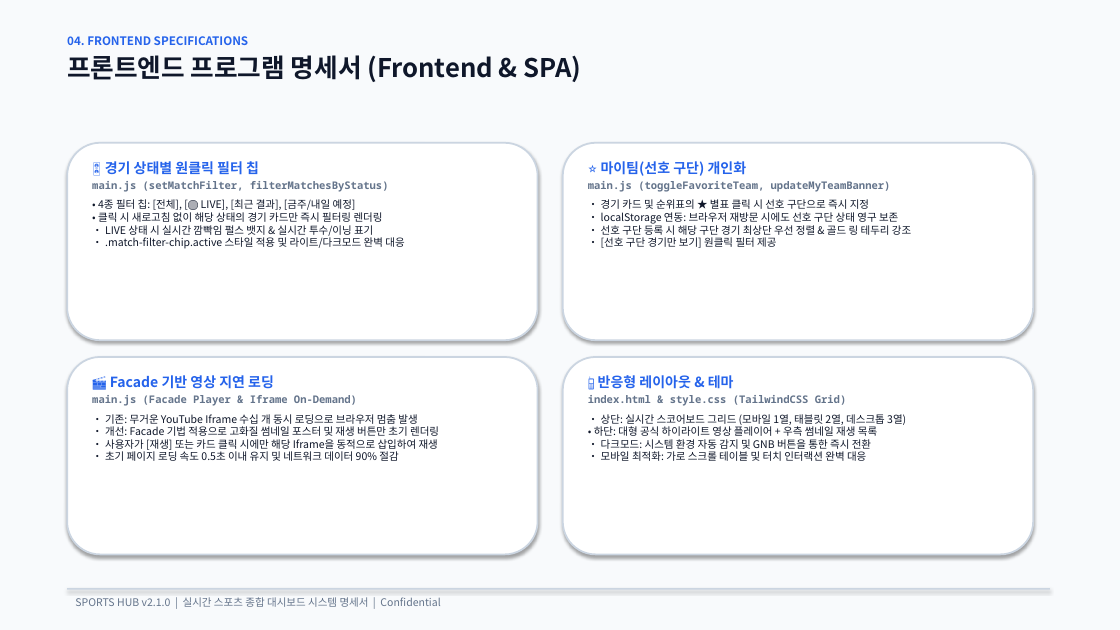
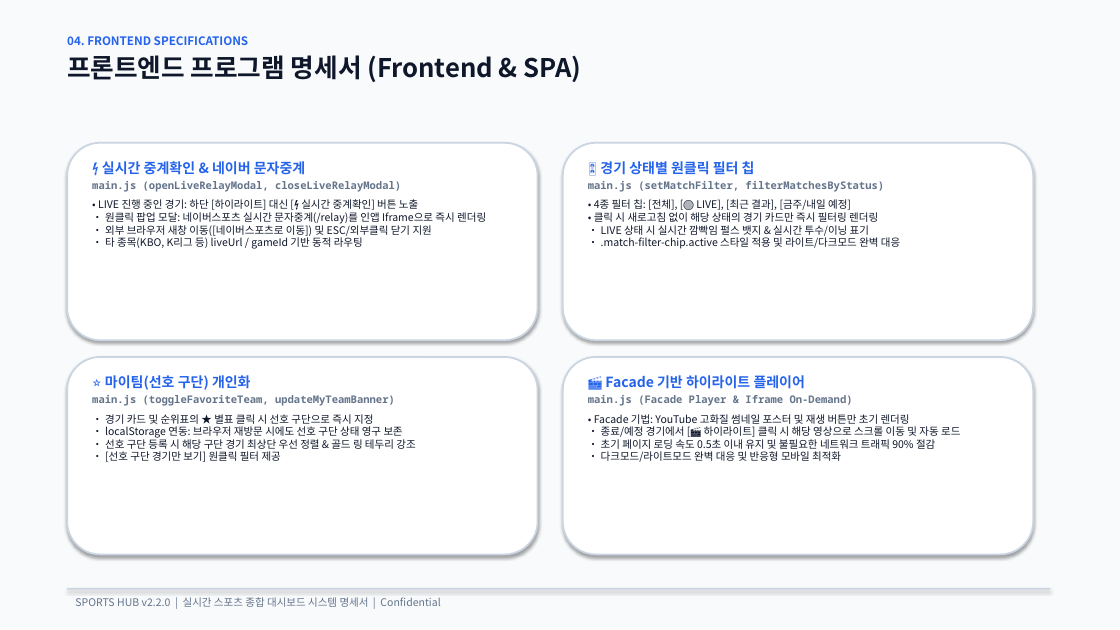
Before and after one commit to th0501park-tech/master2, a slide deck: slide 5 of SPORTS_HUB_프로젝트_설계_및_명세서.pptx. Drawn at 1120x630 pixels with LibreOffice and Linux fonts; fonts in the diff are those of the drawing. Boxes give left, top, right and bottom in pixels: in the first picture for what was removed or moved away, otherwise in the second. Text is boxed around its words. In the diff, an @@ line names an element or a change of style, - is before the commit and + after.

Commit message:
docs: 산출물 문서(명세서·Excel·PPT) 최신화 및 배포·모니터링 프로세스 흐름도 PPT 신규 추가

```diff
--- a/SPORTS_HUB_프로젝트_설계_및_명세서.pptx
+++ b/SPORTS_HUB_프로젝트_설계_및_명세서.pptx
@@ text at [98,161,486,249]: text changed @@
-🎛️ 경기 상태별 원클릭 필터 칩
-main.js (setMatchFilter, filterMatchesByStatus)
-• 4종 필터 칩: [전체], [🔴 LIVE], [최근 결과], [금주/내일 예정]
-• 클릭 시 새로고침 없이 해당 상태의 경기 카드만 즉시 필터링 렌더링
-• LIVE 상태 시 실시간 깜빡임 펄스 뱃지 & 실시간 투수/이닝 표기
-• .match-filter-chip.active 스타일 적용 및 라이트/다크모드 완벽 대응
+⚡ 실시간 중계확인 & 네이버 문자중계
+main.js (openLiveRelayModal, closeLiveRelayModal)
+• LIVE 진행 중인 경기: 하단 [하이라이트] 대신 [⚡ 실시간 중계확인] 버튼 노출
+• 원클릭 팝업 모달: 네이버스포츠 실시간 문자중계(/relay)를 인앱 Iframe으로 즉시 렌더링
+• 외부 브라우저 새창 이동([네이버스포츠로 이동]) 및 ESC/외부클릭 닫기 지원
+• 타 종목(KBO, K리그 등) liveUrl / gameId 기반 동적 라우팅
@@ text at [594,161,900,249]: text changed @@
-⭐ 마이팀(선호 구단) 개인화
-main.js (toggleFavoriteTeam, updateMyTeamBanner)
-• 경기 카드 및 순위표의 ★ 별표 클릭 시 선호 구단으로 즉시 지정
-• localStorage 연동: 브라우저 재방문 시에도 선호 구단 상태 영구 보존
-• 선호 구단 등록 시 해당 구단 경기 최상단 우선 정렬 & 골드 링 테두리 강조
-• [선호 구단 경기만 보기] 원클릭 필터 제공
+🎛️ 경기 상태별 원클릭 필터 칩
+main.js (setMatchFilter, filterMatchesByStatus)
+• 4종 필터 칩: [전체], [🔴 LIVE], [최근 결과], [금주/내일 예정]
+• 클릭 시 새로고침 없이 해당 상태의 경기 카드만 즉시 필터링 렌더링
+• LIVE 상태 시 실시간 깜빡임 펄스 뱃지 & 실시간 투수/이닝 표기
+• .match-filter-chip.active 스타일 적용 및 라이트/다크모드 완벽 대응
@@ text at [105,375,415,462]: text changed @@
-🎬 Facade 기반 영상 지연 로딩
-main.js (Facade Player & Iframe On-Demand)
-• 기존: 무거운 YouTube Iframe 수십 개 동시 로딩으로 브라우저 멈춤 발생
-• 개선: Facade 기법 적용으로 고화질 썸네일 포스터 및 재생 버튼만 초기 렌더링
-• 사용자가 [재생] 또는 카드 클릭 시에만 해당 Iframe을 동적으로 삽입하여 재생
-• 초기 페이지 로딩 속도 0.5초 이내 유지 및 네트워크 데이터 90% 절감
+⭐ 마이팀(선호 구단) 개인화
+main.js (toggleFavoriteTeam, updateMyTeamBanner)
+• 경기 카드 및 순위표의 ★ 별표 클릭 시 선호 구단으로 즉시 지정
+• localStorage 연동: 브라우저 재방문 시에도 선호 구단 상태 영구 보존
+• 선호 구단 등록 시 해당 구단 경기 최상단 우선 정렬 & 골드 링 테두리 강조
+• [선호 구단 경기만 보기] 원클릭 필터 제공
@@ text at [594,375,960,462]: text changed @@
-📱 반응형 레이아웃 & 테마
-index.html & style.css (TailwindCSS Grid)
-• 상단: 실시간 스코어보드 그리드 (모바일 1열, 태블릿 2열, 데스크톱 3열)
-• 하단: 대형 공식 하이라이트 영상 플레이어 + 우측 썸네일 재생 목록
-• 다크모드: 시스템 환경 자동 감지 및 GNB 버튼을 통한 즉시 전환
-• 모바일 최적화: 가로 스크롤 테이블 및 터치 인터랙션 완벽 대응
+🎬 Facade 기반 하이라이트 플레이어
+main.js (Facade Player & Iframe On-Demand)
+• Facade 기법: YouTube 고화질 썸네일 포스터 및 재생 버튼만 초기 렌더링
+• 종료/예정 경기에서 [🎬 하이라이트] 클릭 시 해당 영상으로 스크롤 이동 및 자동 로드
+• 초기 페이지 로딩 속도 0.5초 이내 유지 및 불필요한 네트워크 트래픽 90% 절감
+• 다크모드/라이트모드 완벽 대응 및 반응형 모바일 최적화
@@ text at [75,597,440,607]: text changed @@
-SPORTS HUB v2.1.0 | 실시간 스포츠 종합 대시보드 시스템 명세서 | Confidential
+SPORTS HUB v2.2.0 | 실시간 스포츠 종합 대시보드 시스템 명세서 | Confidential
```
Also in this commit, not shown: 7 other slides changed, 7 other files.
